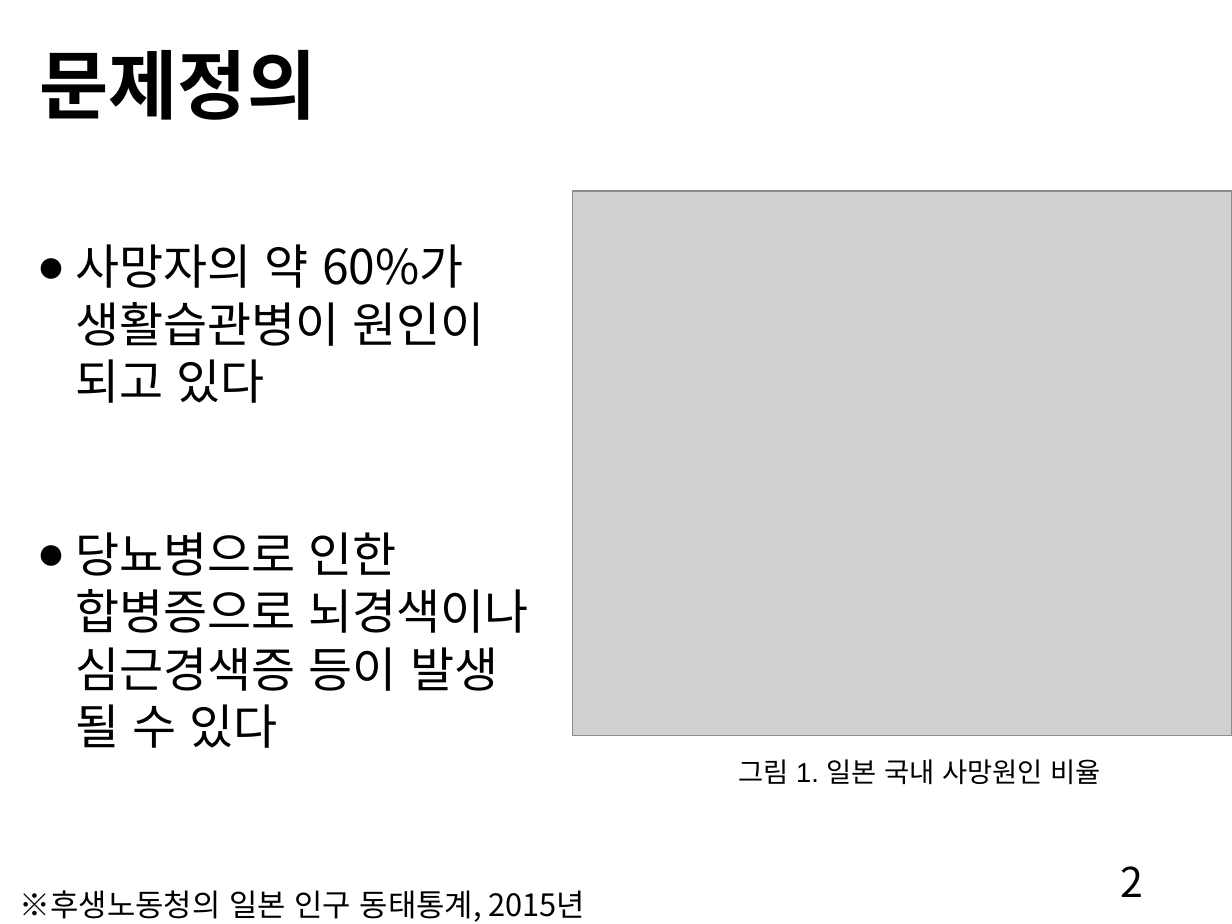
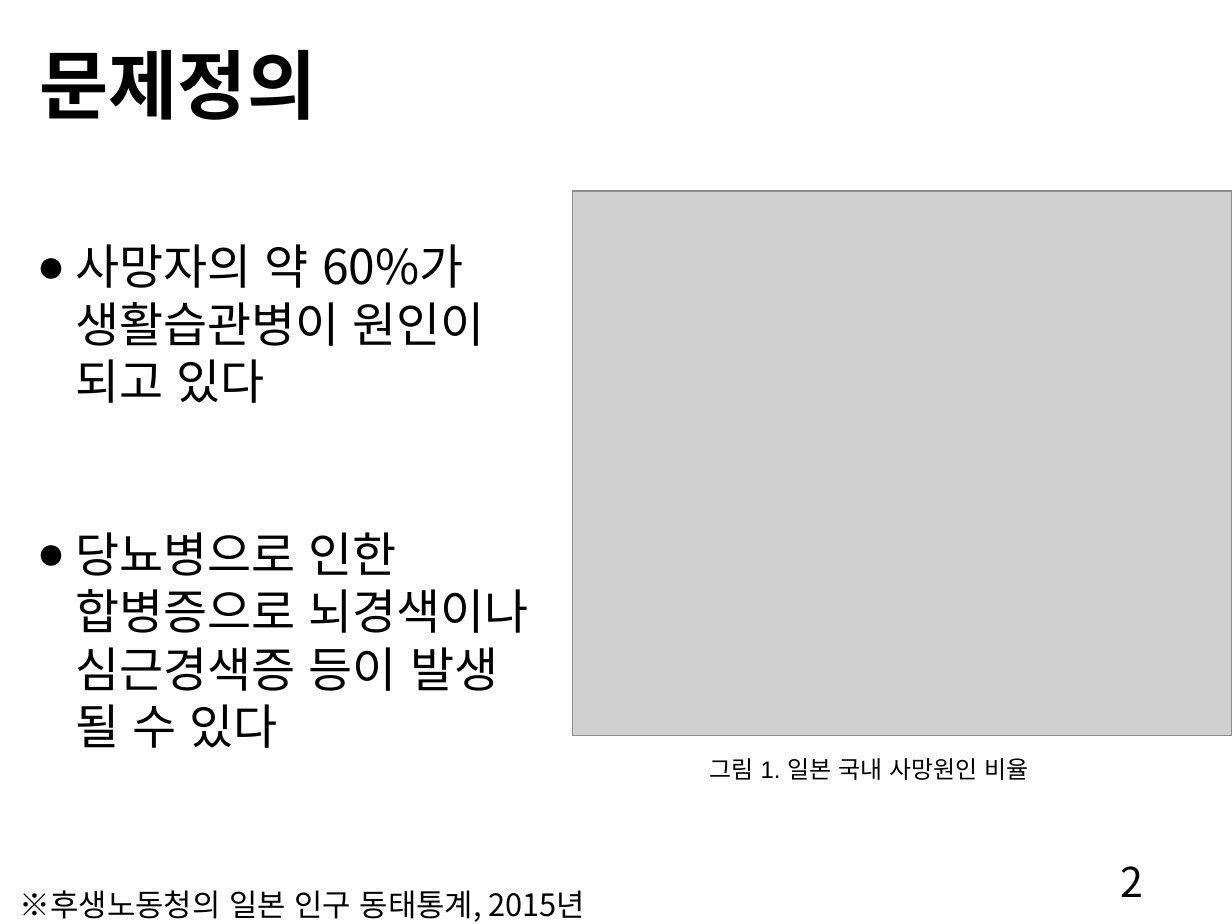
Before and after one commit to yeunkyung/projects, a slide deck: slide 2 of papers/Diabetes_Analysis_ppt_kor.pptx. Drawn at 1232x924 pixels with LibreOffice and Linux fonts; fonts in the diff are those of the drawing; grey boxes stand for pictures. Boxes give left, top, right and bottom in pixels: in the first picture for what was removed or moved away, otherwise in the second. Text is boxed around its words. In the diff, an @@ line names an element or a change of style, - is before the commit and + after.

```diff
--- a/papers/Diabetes_Analysis_ppt_kor.pptx
+++ b/papers/Diabetes_Analysis_ppt_kor.pptx
@@ text "그림 1. 일본 국내 사망원인 ...": place and size @@
-text "그림 1. 일본 국내 사망원인 ..." at <box>738,759,1100,785</box>
+text "그림 1. 일본 국내 사망원인 ..." at <box>710,758,1028,780</box>
@@ text "그림 1. 일본 국내 사망원인 ..." at <box>710,758,1028,780</box>: size 16 to 14 pt @@
```
Also in this commit, not shown: 13 other slides changed, 1 other file.
